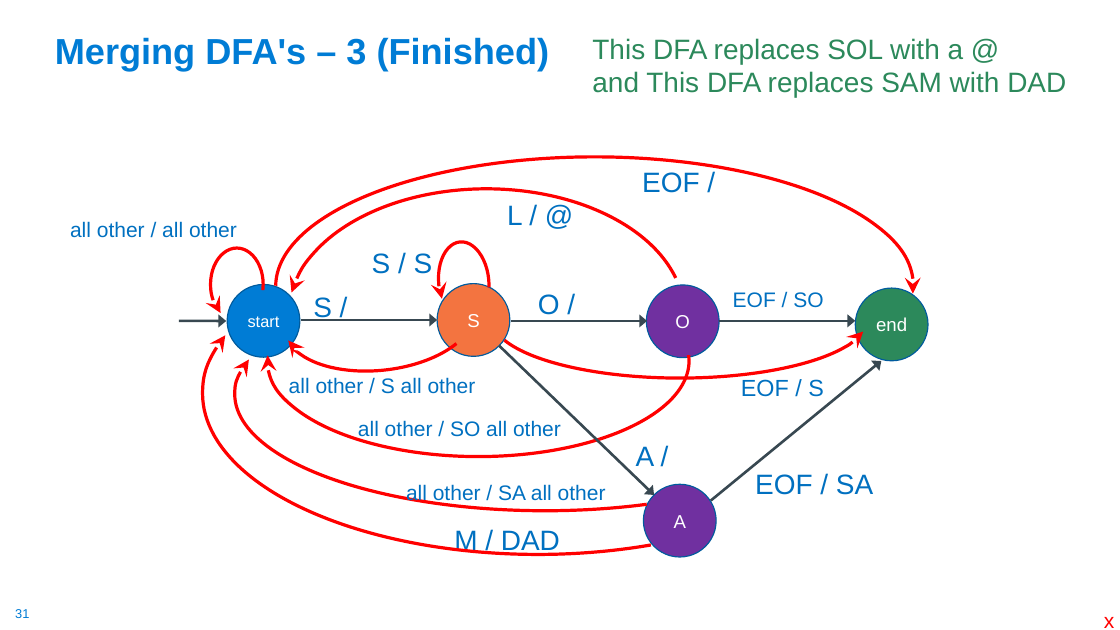
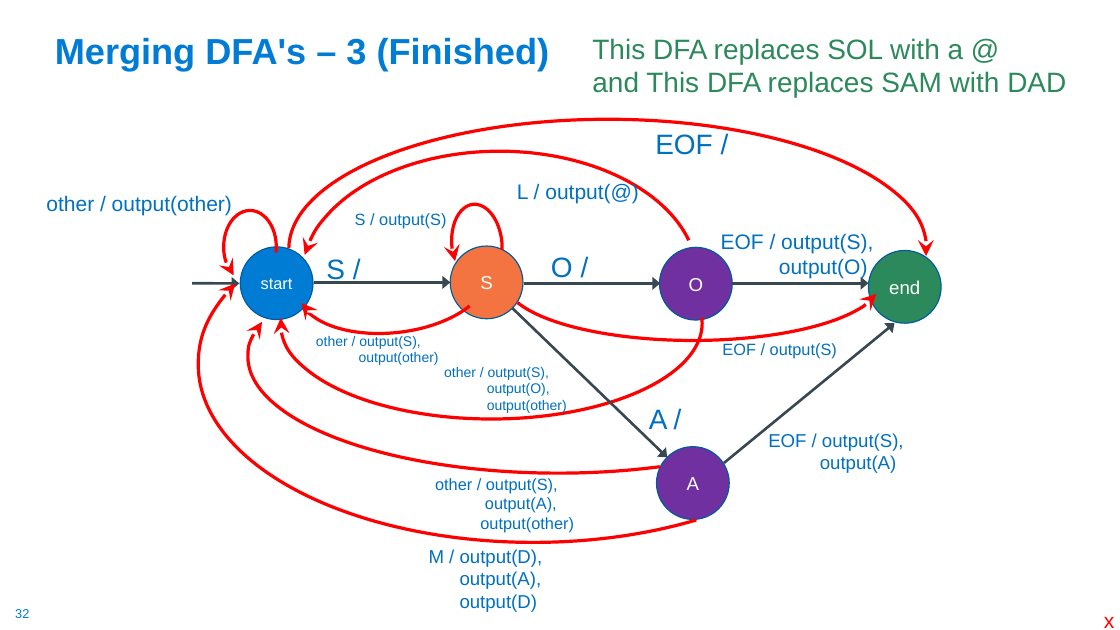
Before and after one commit to cse30-sp24/Muller-Slides, a slide deck: slide 32 of 01-C-Part1.pptx (slide 31 before the commit). Drawn at 1120x630 pixels with LibreOffice and Linux fonts; fonts in the diff are those of the drawing. Boxes give left, top, right and bottom in pixels: in the first picture for what was removed or moved away, otherwise in the second. Text is boxed around its words. In the diff, an @@ line names an element or a change of style, - is before the commit and + after.

```diff
--- a/01-C-Part1.pptx
+++ b/01-C-Part1.pptx
@@ text "EOF /" moved from (x1=642, y1=172, x2=700, y2=193) to (x1=655, y1=134, x2=713, y2=155) @@
@@ text at (x1=46, y1=195, x2=232, y2=216): text changed @@
-all other / all other
+other / output(other)
@@ arc (boxed as its full ellipse) resized from (x1=202, y1=233, x2=873, y2=555) to (x1=198, y1=187, x2=869, y2=542) @@
@@ arc (boxed as its full ellipse) at (x1=198, y1=187, x2=869, y2=542): proportions changed @@
@@ text at (x1=517, y1=182, x2=639, y2=203): text changed; size 24 to 18 pt @@
-L / @
+L / output(@)
@@ arc (boxed as its full ellipse) moved from (x1=211, y1=248, x2=264, y2=321) to (x1=223, y1=211, x2=276, y2=284) @@
@@ arc (boxed as its full ellipse) moved from (x1=281, y1=263, x2=479, y2=380) to (x1=293, y1=226, x2=492, y2=343) @@
@@ text at (x1=355, y1=213, x2=446, y2=229): text changed; size 24 to 14 pt @@
-S / S
+S / output(S)
@@ arc (boxed as its full ellipse) moved from (x1=492, y1=260, x2=868, y2=378) to (x1=505, y1=223, x2=881, y2=341) @@
@@ text at (x1=721, y1=233, x2=873, y2=279): text changed @@
-EOF / SO
+EOF / output(S),
+output(O)
@@ arrow moved from (511, 321) - (647, 321) to (523, 283) - (660, 283) @@
@@ 5 ellipses, 5 arc (boxed as its full ellipse)s, 5 arrows, 3 texts moved together from (x1=179, y1=157, x2=928, y2=558) to (x1=192, y1=119, x2=942, y2=520) @@
@@ text at (x1=316, y1=334, x2=439, y2=365): text changed; size 18 to 12 pt @@
-all other / S all other
+other / output(S),
+output(other)
@@ text at (x1=722, y1=343, x2=837, y2=359): text changed; size 20 to 14 pt @@
-EOF / S
+EOF / output(S)
@@ text added at (x1=444, y1=367, x2=567, y2=414), 12 pt, text #0070C0 @@
+other / output(S),
+output(O),
+output(other)
@@ text removed at (x1=358, y1=420, x2=561, y2=441) @@
-all other / SO all other
@@ text at (x1=768, y1=433, x2=904, y2=473): text changed; size 24 to 16 pt @@
-EOF / SA
+EOF / output(S),
+output(A)
@@ text added at (x1=435, y1=478, x2=574, y2=533), 14 pt, text #0070C0 @@
+other / output(S),
+output(A),
+output(other)
@@ text removed at (x1=406, y1=484, x2=606, y2=505) @@
-all other / SA all other
@@ text removed at (x1=454, y1=530, x2=560, y2=555) @@
-M / DAD
@@ text added at (x1=429, y1=549, x2=543, y2=612), 16 pt, text #0070C0 @@
+M / output(D),
+output(A),
+output(D)
@@ page number at (x1=15, y1=609, x2=29, y2=618): text changed @@
-31
+32
```
Also in this commit, not shown: 20 other slides changed, 1 slide added, 1 other file.
